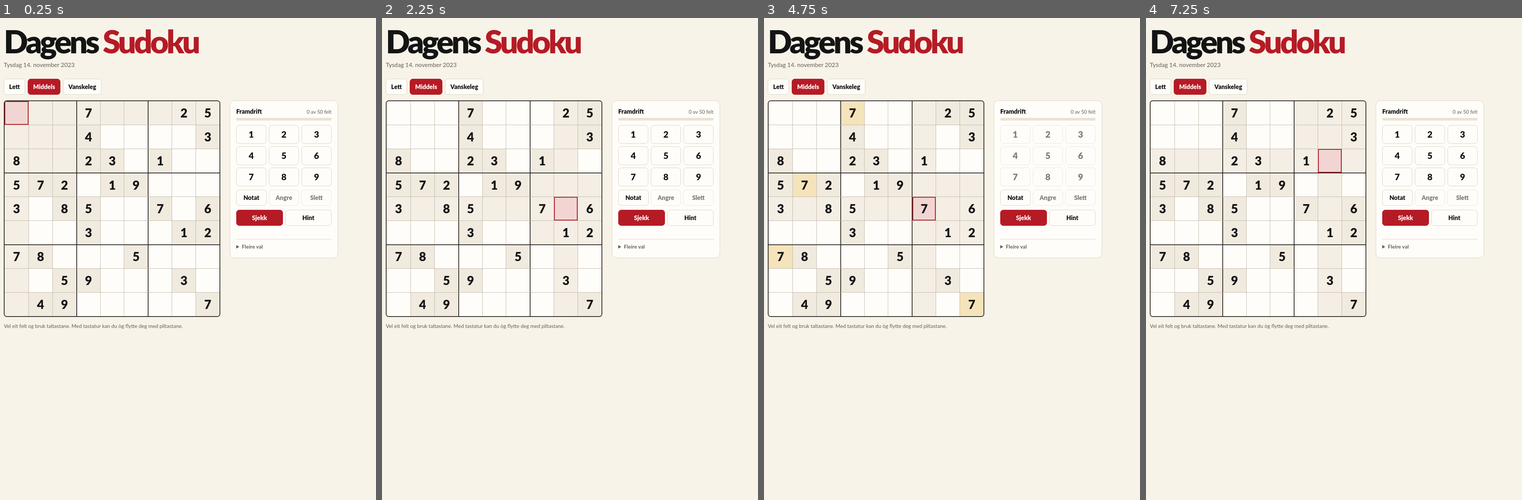
Above: before the commit, frames 1-4 (left to right).
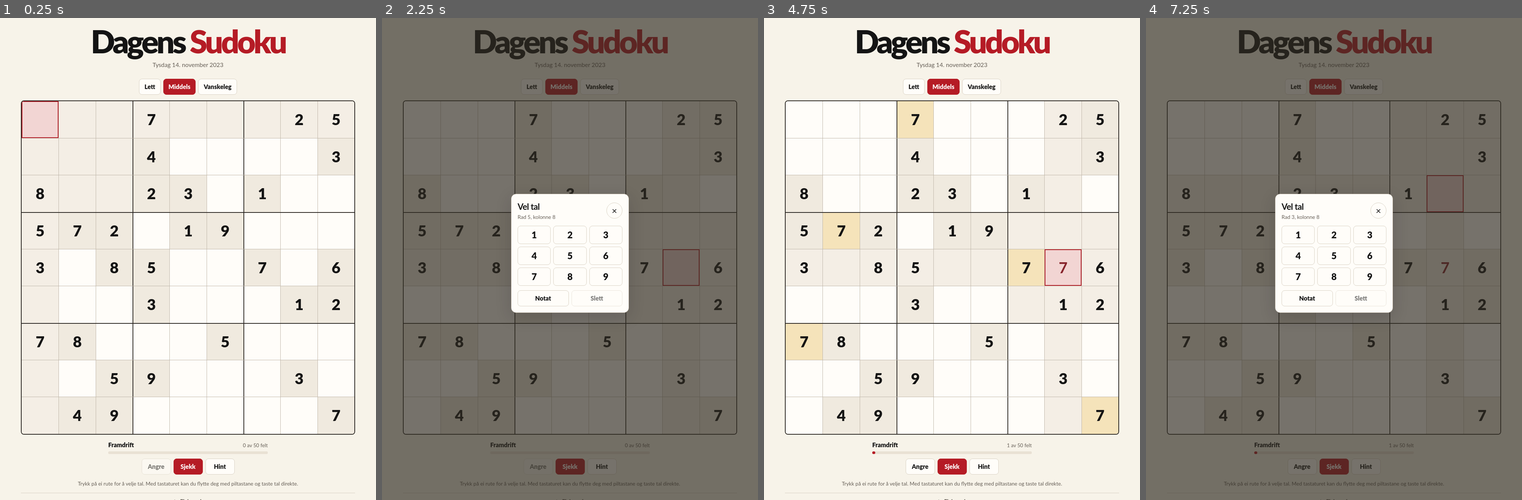
Above: after the commit, the same moments.

Repository: Leffernan/Sudoku
Game: browser game, page index.html
Two runs of this game, one before a commit and one after it. Both use one fixed random seed, a clock stepped at 60 frames per second and the inputs below.
Inputs (mouse positions are in pixels of both pictures, inside the frame that each line leads up to; where the layout moved, square brackets give the same spot in the first picture):
- Up to frame 1 (0.25 s): no input
- Up to frame 2 (2.25 s): hold Right 1.03-1.53 s; tap Space at 1.1, 1.6, 2.1 s; hold Down 1.58-1.85 s; hold Left from 1.9 s (still down); click (679, 268) [566, 210] at 2.02 s
- Up to frame 3 (4.75 s): release Left at 2.47 s; hold Up 2.52-2.82 s; tap N at 2.52 s; tap Space every 0.5 s from 2.6 to 4.6 s; hold Right 2.87-3.53 s; hold Up 3.58-3.82 s; hold Left 3.87-4.3 s; hold Down 4.35-4.68 s; click "7" at 4.52 s; hold Right from 4.73 s (still down)
- Up to frame 4 (7.25 s): tap Space every 0.5 s from 5.1 to 7.1 s; release Right at 5.23 s; hold Down 5.28-5.55 s; hold Left 5.6-6.17 s; hold Up 6.22-6.52 s; hold Right 6.57-7.23 s; click (1443, 191) [1330, 162] at 7.02 s

The runs differ from the first frame. In frame 1, 17% of the frame differs, in the area x 1-95%, y 2-100%; in frame 2, 94%; in frame 3, 21%; in frame 4, 94%, in the area x 0-100%, y 0-100%.

Commit message:
Sentrer Sudokubrettet og flytt taltastane til popup

Diff:
--- a/app.mjs
+++ b/app.mjs
@@ -6,6 +6,9 @@
 const keypad = byId('keypad');
 const levelButtons = [...document.querySelectorAll('[data-level]')];
 const dialog = byId('confirm-dialog');
+const numberDialog = byId('number-dialog');
+const numberPosition = byId('number-position');
+const numberNote = byId('number-note');
 const status = byId('feedback');
 const progress = byId('progress');
 const progressText = byId('progress-text');
@@ -31,6 +34,7 @@
 const cellButtons = [];
 let game;
 let pendingAction;
+let pressedBackdrop = false;
 
 function readStorage(key) {
   try { return localStorage.getItem(key); }
@@ -145,6 +149,8 @@
     button.classList.toggle('error', wrong);
     wrapper.setAttribute('aria-selected', String(current));
     wrapper.setAttribute('aria-readonly', String(locked || given));
+    if (locked || given) button.removeAttribute('aria-haspopup');
+    else button.setAttribute('aria-haspopup', 'dialog');
     valueLabel.textContent = value || '';
     for (const digit of digits) {
       noteLabels[digit - 1].textContent = !value && (game.notes[i] & (1 << digit)) ? digit : '';
@@ -156,6 +162,31 @@
   });
 }
 
+function renderNumberPicker(locked) {
+  const i = game.selected;
+  const { row, col } = cells[i];
+  const value = game.values[i];
+  const notes = numberList(game.notes[i]);
+  const inNotesMode = game.notesMode;
+  numberPosition.textContent = 'Rad ' + (row + 1) + ', kolonne ' + (col + 1);
+  notesButton.setAttribute('aria-pressed', String(inNotesMode));
+  notesButton.disabled = locked;
+  eraseButton.disabled = locked || !(value || notes.length);
+
+  for (const [index, button] of numberKeys.entries()) {
+    const digit = index + 1;
+    button.disabled = locked || (inNotesMode && value !== 0);
+    button.classList.toggle('current', !inNotesMode && value === digit);
+    if (inNotesMode) button.setAttribute('aria-pressed', String(notes.includes(digit)));
+    else button.removeAttribute('aria-pressed');
+  }
+
+  numberNote.hidden = !inNotesMode;
+  numberNote.textContent = !inNotesMode ? '' : value
+    ? 'Slett talet før du legg til notat.'
+    : notes.length ? 'Notat i ruta ' + notes.join(', ') : 'Du kan velje fleire tal.';
+}
+
 function render() {
   const finished = isSolved();
   const locked = game.revealed || finished;
@@ -167,17 +198,13 @@
   board.classList.toggle('solved', finished && !game.revealed);
 
   for (const btn of levelButtons) btn.setAttribute('aria-pressed', String(btn.dataset.level === game.level));
-  for (const btn of numberKeys) btn.disabled = locked || Boolean(game.puzzle[game.selected]);
-  notesButton.setAttribute('aria-pressed', String(game.notesMode));
-  notesButton.disabled = locked;
   undoButton.disabled = game.history.length === 0;
-  eraseButton.disabled = locked || Boolean(game.puzzle[game.selected]) ||
-    !(game.values[game.selected] || game.notes[game.selected]);
   hintButton.disabled = locked;
   revealButton.disabled = locked;
   clearErrorsButton.disabled = locked;
   checkButton.disabled = game.revealed;
   renderBoard(locked);
+  if (numberDialog.open) renderNumberPicker(locked);
 }
 
 function announce(message) {
@@ -227,7 +254,7 @@
 }
 
 function toggleNotes() {
-  if (notesButton.disabled) return;
+  if (game.revealed || isSolved()) return;
   game.notesMode = !game.notesMode;
   save();
   render();
@@ -294,7 +321,7 @@
     button.type = 'button';
     button.textContent = digit;
     button.setAttribute('aria-label', 'Tal ' + digit);
-    button.addEventListener('click', () => enter(digit));
+    button.addEventListener('click', () => chooseNumber(digit));
     numberKeys.push(button);
   }
   keypad.append(...numberKeys);
@@ -334,6 +361,41 @@
 
 function notifyHost(type, detail = {}) {
   if (embedded) window.parent.postMessage({ widget: embedProtocol, type, ...detail }, '*');
+}
+
+function openDialog(element) {
+  element.showModal();
+  notifyHost('open');
+}
+
+function closeHostDialog() {
+  if (!dialog.open && !numberDialog.open) notifyHost('close');
+}
+
+function openNumberPicker() {
+  renderNumberPicker(false);
+  openDialog(numberDialog);
+  numberKeys.find(button => !button.disabled)?.focus({ preventScroll: true });
+}
+
+function chooseNumber(digit) {
+  if (digit === 0 ? eraseButton.disabled : numberKeys[digit - 1].disabled) return;
+  enter(digit);
+  if (digit === 0 || !game.notesMode) numberDialog.close();
+}
+
+function handlePickerKey(event) {
+  if (event.altKey || event.ctrlKey || event.metaKey) return;
+  if (/^[0-9]$/.test(event.key)) {
+    event.preventDefault();
+    chooseNumber(Number(event.key));
+  } else if (event.key === 'Delete' || event.key === 'Backspace') {
+    event.preventDefault();
+    chooseNumber(0);
+  } else if (event.key.toLowerCase() === 'n') {
+    event.preventDefault();
+    toggleNotes();
+  }
 }
 
 function reportHeight() {
@@ -368,8 +430,7 @@
   byId('confirm-title').textContent = pendingAction.title;
   byId('confirm-text').textContent = pendingAction.description;
   byId('confirm').textContent = pendingAction.title;
-  dialog.showModal();
-  notifyHost('open');
+  openDialog(dialog);
 }
 
 function updateDay() {
@@ -381,7 +442,10 @@
 for (const eventName of ['click', 'focusin']) {
   board.addEventListener(eventName, event => {
     const cell = event.target.closest('[data-cell]');
-    if (cell) selectCell(Number(cell.dataset.cell));
+    if (!cell) return;
+    const clicked = event.type === 'click';
+    selectCell(Number(cell.dataset.cell), clicked);
+    if (clicked && cell.hasAttribute('aria-haspopup')) openNumberPicker();
   });
 }
 board.addEventListener('keydown', handleBoardKey);
@@ -393,7 +457,21 @@
 }
 notesButton.addEventListener('click', toggleNotes);
 undoButton.addEventListener('click', undo);
-eraseButton.addEventListener('click', () => enter(0));
+eraseButton.addEventListener('click', () => chooseNumber(0));
+byId('close-number').addEventListener('click', () => numberDialog.close());
+numberDialog.addEventListener('keydown', handlePickerKey);
+numberDialog.addEventListener('pointerdown', event => {
+  pressedBackdrop = event.target === numberDialog;
+});
+numberDialog.addEventListener('click', event => {
+  if (pressedBackdrop && event.target === numberDialog) numberDialog.close();
+  pressedBackdrop = false;
+});
+numberDialog.addEventListener('close', () => {
+  pressedBackdrop = false;
+  if (!dialog.open && !numberDialog.open) selectCell(game.selected, true);
+  closeHostDialog();
+});
 hintButton.addEventListener('click', giveHint);
 checkButton.addEventListener('click', () => {
   errors.clear();
@@ -418,7 +496,7 @@
 });
 dialog.addEventListener('close', () => {
   pendingAction = undefined;
-  notifyHost('close');
+  closeHostDialog();
 });
 byId('today').addEventListener('click', () => loadGame(osloDay(), game.level));
 
--- a/index.html
+++ b/index.html
@@ -9,8 +9,8 @@
   <link rel="preconnect" href="https://fonts.googleapis.com">
   <link rel="preconnect" href="https://fonts.gstatic.com" crossorigin>
   <link href="https://fonts.googleapis.com/css2?family=Lato:wght@400;700;900&amp;display=swap" rel="stylesheet">
-  <link rel="stylesheet" href="styles.css">
-  <script src="app.mjs" type="module"></script>
+  <link rel="stylesheet" href="styles.css?v=2">
+  <script src="app.mjs?v=2" type="module"></script>
 </head>
 <body>
   <main class="shell">
@@ -31,43 +31,48 @@
         <button type="button" data-level="hard" aria-pressed="false">Vanskeleg</button>
       </div>
 
-      <div class="game-layout">
-        <div class="board" id="board" role="grid" aria-label="Sudokubrett" aria-describedby="board-help"></div>
-
-        <div class="controls">
-          <div class="progress">
-            <label for="progress">Framdrift</label>
-            <span id="progress-text"></span>
-            <progress id="progress" value="0" max="1"></progress>
-          </div>
-
-          <div id="keypad" class="number-pad" role="group" aria-label="Taltastar"></div>
-
-          <div class="entry-tools" role="group" aria-label="Fyll ut brettet">
-            <button type="button" id="notes" aria-pressed="false">Notat</button>
-            <button type="button" id="undo">Angre</button>
-            <button type="button" id="erase">Slett</button>
-          </div>
-          <div class="check-tools">
-            <button type="button" id="check" class="primary">Sjekk</button>
-            <button type="button" id="hint">Hint</button>
-          </div>
-          <p id="feedback" class="feedback" role="status" aria-live="polite"></p>
-          <p id="storage-note" class="storage-note" hidden>Nettlesaren kan ikkje lagre framdrifta di her.</p>
-
-          <details class="more">
-            <summary>Fleire val</summary>
-            <div class="more-tools">
-              <button type="button" id="clear-errors">Tøm feil</button>
-              <button type="button" id="reset">Start på nytt</button>
-              <button type="button" id="reveal">Vis fasit</button>
-            </div>
-          </details>
+      <div class="board" id="board" role="grid" aria-label="Sudokubrett" aria-describedby="board-help"></div>
+      <div class="controls">
+        <div class="progress">
+          <label for="progress">Framdrift</label>
+          <span id="progress-text"></span>
+          <progress id="progress" value="0" max="1"></progress>
         </div>
+        <div class="game-tools" role="group" aria-label="Speleverktøy">
+          <button type="button" id="undo">Angre</button>
+          <button type="button" id="check" class="primary">Sjekk</button>
+          <button type="button" id="hint">Hint</button>
+        </div>
+        <p id="feedback" class="feedback" role="status" aria-live="polite"></p>
+        <p id="storage-note" class="storage-note" hidden>Nettlesaren kan ikkje lagre framdrifta di her.</p>
       </div>
-      <p class="board-help" id="board-help">Vel eit felt og bruk taltastane. Med tastatur kan du òg flytte deg med piltastane.</p>
+      <p class="board-help" id="board-help">Trykk på ei rute for å velje tal. Med tastaturet kan du flytte deg med piltastane og taste tal direkte.</p>
+      <details class="more">
+        <summary>Fleire val</summary>
+        <div class="more-tools">
+          <button type="button" id="clear-errors">Tøm feil</button>
+          <button type="button" id="reset">Start på nytt</button>
+          <button type="button" id="reveal">Vis fasit</button>
+        </div>
+      </details>
     </section>
   </main>
+
+  <dialog id="number-dialog" class="number-dialog" aria-labelledby="number-title" aria-describedby="number-position">
+    <header class="number-header">
+      <div>
+        <h2 id="number-title">Vel tal</h2>
+        <p id="number-position"></p>
+      </div>
+      <button type="button" id="close-number" class="close-number" aria-label="Lukk talveljaren">×</button>
+    </header>
+    <div id="keypad" class="number-pad" role="group" aria-label="Taltastar"></div>
+    <div class="number-tools" role="group" aria-label="Fyll ut ruta">
+      <button type="button" id="notes" aria-pressed="false">Notat</button>
+      <button type="button" id="erase">Slett</button>
+    </div>
+    <p id="number-note" class="number-note" role="status" hidden></p>
+  </dialog>
 
   <dialog id="confirm-dialog" aria-labelledby="confirm-title" aria-describedby="confirm-text">
     <h2 id="confirm-title"></h2>
--- a/styles.css
+++ b/styles.css
@@ -22,8 +22,8 @@
 button:disabled { cursor: default; opacity: .55; }
 :focus-visible { outline: 3px solid var(--red); outline-offset: 3px; }
 
-.shell { width: min(970px, calc(100% - clamp(24px, 6vw, 64px))); margin-inline: auto; padding: clamp(24px, 5vw, 50px) 0 24px; }
-.intro { margin: 0 0 clamp(15px, 3vw, 24px); }
+.shell { width: min(880px, calc(100% - clamp(24px, 6vw, 64px))); margin-inline: auto; padding: clamp(24px, 5vw, 50px) 0 24px; }
+.intro { margin: 0 0 clamp(15px, 3vw, 24px); text-align: center; }
 h1 {
   margin-bottom: 9px;
   font-size: clamp(2.55rem, 7.6vw, 5.25rem);
@@ -34,11 +34,14 @@
 h1 span { color: var(--red); }
 time { display: block; color: var(--muted); font-size: .98rem; }
 
-.levels { display: flex; gap: 7px; flex-wrap: wrap; margin-bottom: 15px; }
-.new-day { display: flex; gap: 8px 15px; flex-wrap: wrap; align-items: center; margin-bottom: 15px; }
+.levels { display: flex; justify-content: center; gap: 7px; flex-wrap: wrap; margin-bottom: 15px; }
+.new-day { display: flex; justify-content: center; gap: 8px 15px; flex-wrap: wrap; align-items: center; margin-bottom: 15px; }
 .levels button,
 .controls button,
 .dialog-actions button,
+.number-pad button,
+.number-tools button,
+.more-tools button,
 .new-day button {
   min-height: 42px;
   padding: 7px 13px;
@@ -49,6 +52,8 @@
 }
 .levels button:not(:disabled):hover,
 .controls button:not(:disabled):hover,
+.number-dialog button:not(:disabled):hover,
+.more-tools button:not(:disabled):hover,
 .dialog-actions button:not(:disabled):hover { border-color: var(--red); }
 .levels button[aria-pressed="true"],
 button.primary {
@@ -58,7 +63,6 @@
 }
 button.primary:not(:disabled):hover { background: var(--red-hover); }
 
-.game-layout { display: grid; gap: clamp(13px, 3vw, 25px); max-width: 570px; }
 .board {
   display: grid;
   grid-template-rows: repeat(9, minmax(0, 1fr));
@@ -90,7 +94,7 @@
   background: var(--panel);
   color: #87232b;
   line-height: 1;
-  font-size: clamp(1rem, 4.5vw, 2.15rem);
+  font-size: clamp(1rem, 4.6vw, 2.5rem);
   font-weight: 700;
   font-variant-numeric: tabular-nums;
   touch-action: manipulation;
@@ -98,6 +102,7 @@
 .cell.given { background: #f0eadf; color: var(--ink); font-weight: 900; }
 .cell.peer { background: #f4eee5; }
 .cell.same { background: #f5e3ba; }
+.cell[aria-haspopup="dialog"]:not(.selected):hover { box-shadow: inset 0 0 0 1px var(--red); }
 .cell.selected { z-index: 1; background: #f2d5d3; box-shadow: inset 0 0 0 2px var(--red); }
 .cell:focus-visible { z-index: 2; outline-offset: -4px; }
 .cell.error { background: #ffe0e3; color: #9f1021; text-decoration: underline; text-decoration-thickness: 2px; }
@@ -114,12 +119,9 @@
 }
 
 .controls {
-  min-width: 0;
-  border: 1px solid var(--line);
-  border-radius: 13px;
-  padding: clamp(10px, 2vw, 16px);
-  background: var(--panel);
-  align-self: start;
+  width: min(100%, 420px);
+  margin: 15px auto 0;
+  text-align: center;
 }
 .progress { display: grid; grid-template-columns: auto 1fr; align-items: baseline; gap: 1px 8px; margin-bottom: 12px; }
 .progress label { font-weight: 900; }
@@ -129,19 +131,16 @@
 progress::-webkit-progress-value { background: var(--red); border-radius: 999px; }
 progress::-moz-progress-bar { background: var(--red); border-radius: 999px; }
 
-.number-pad, .entry-tools, .check-tools { display: grid; gap: 6px; }
-.number-pad { grid-template-columns: repeat(9, minmax(0, 1fr)); gap: clamp(3px, 1vw, 7px); }
-.number-pad button { min-height: 44px; padding: 2px 0; font-size: clamp(1.05rem, 3.8vw, 1.45rem); }
-.entry-tools { grid-template-columns: repeat(3, minmax(0, 1fr)); margin-top: 9px; }
-.entry-tools button[aria-pressed="true"] { color: var(--red); border-color: var(--red); background: #fae8e7; }
-.check-tools { grid-template-columns: 1fr 1fr; margin-top: 11px; }
-.feedback { min-height: 1.4em; margin-top: 9px; font-size: .89rem; }
+.game-tools { display: flex; justify-content: center; gap: 7px; flex-wrap: wrap; }
+.game-tools button { min-width: 77px; }
+.feedback { margin-top: 8px; font-size: .89rem; }
+.feedback:empty { margin: 0; }
 .storage-note { color: var(--muted); font-size: .83rem; }
-.more { margin-top: 7px; padding-top: 7px; border-top: 1px solid var(--line); }
-.more summary { cursor: pointer; width: fit-content; padding: 2px 0; color: var(--muted); font-size: .87rem; font-weight: 700; }
-.more-tools { display: flex; flex-wrap: wrap; gap: 6px; margin-top: 6px; }
+.more { margin-top: 14px; padding-top: 9px; border-top: 1px solid var(--line); }
+.more summary { cursor: pointer; width: fit-content; margin-inline: auto; padding: 2px 0; color: var(--muted); font-size: .87rem; font-weight: 900; }
+.more-tools { display: flex; flex-wrap: wrap; justify-content: center; gap: 6px; margin-top: 9px; }
 .more-tools button { min-height: 39px; padding-inline: 10px; font-size: .86rem; }
-.board-help { margin-top: 14px; color: var(--muted); font-size: .85rem; }
+.board-help { margin-top: 14px; color: var(--muted); font-size: .85rem; text-align: center; }
 
 dialog {
   width: min(440px, calc(100% - 26px));
@@ -158,10 +157,27 @@
 dialog h2 { margin-bottom: 4px; font-size: 1.4rem; letter-spacing: -.025em; }
 dialog p { color: var(--muted); }
 .dialog-actions { display: flex; justify-content: flex-end; flex-wrap: wrap; gap: 7px; margin-top: 15px; }
-
-@media (min-width: 760px) {
-  .game-layout { grid-template-columns: minmax(0, 570px) minmax(245px, 285px); align-items: start; max-width: none; }
-  .number-pad { grid-template-columns: repeat(3, minmax(0, 1fr)); }
-  .number-pad button { min-height: 49px; }
-  .cell { font-size: clamp(1.53rem, 3vw, 2rem); }
+.number-dialog { width: min(310px, calc(100% - 26px)); padding: 16px; }
+.number-header { display: flex; align-items: center; justify-content: space-between; gap: 10px; }
+.number-header h2 { margin-bottom: 1px; }
+.number-header p, .number-note { font-size: .85rem; }
+.close-number {
+  display: grid;
+  place-items: center;
+  width: 42px;
+  height: 42px;
+  padding: 0;
+  border: 1px solid var(--line);
+  border-radius: 50%;
+  background: var(--panel);
+  font-size: 1.5rem;
+  line-height: 1;
 }
+.number-pad, .number-tools { display: grid; gap: 7px; margin-top: 12px; }
+.number-pad { grid-template-columns: repeat(3, minmax(0, 1fr)); }
+.number-pad button { min-height: 48px; padding: 3px 0; font-size: 1.5rem; }
+.number-tools { grid-template-columns: repeat(2, minmax(0, 1fr)); }
+.number-pad button.current,
+.number-pad button[aria-pressed="true"],
+.number-tools button[aria-pressed="true"] { color: var(--red); border-color: var(--red); background: #fae8e7; }
+.number-note { margin-top: 8px; }
